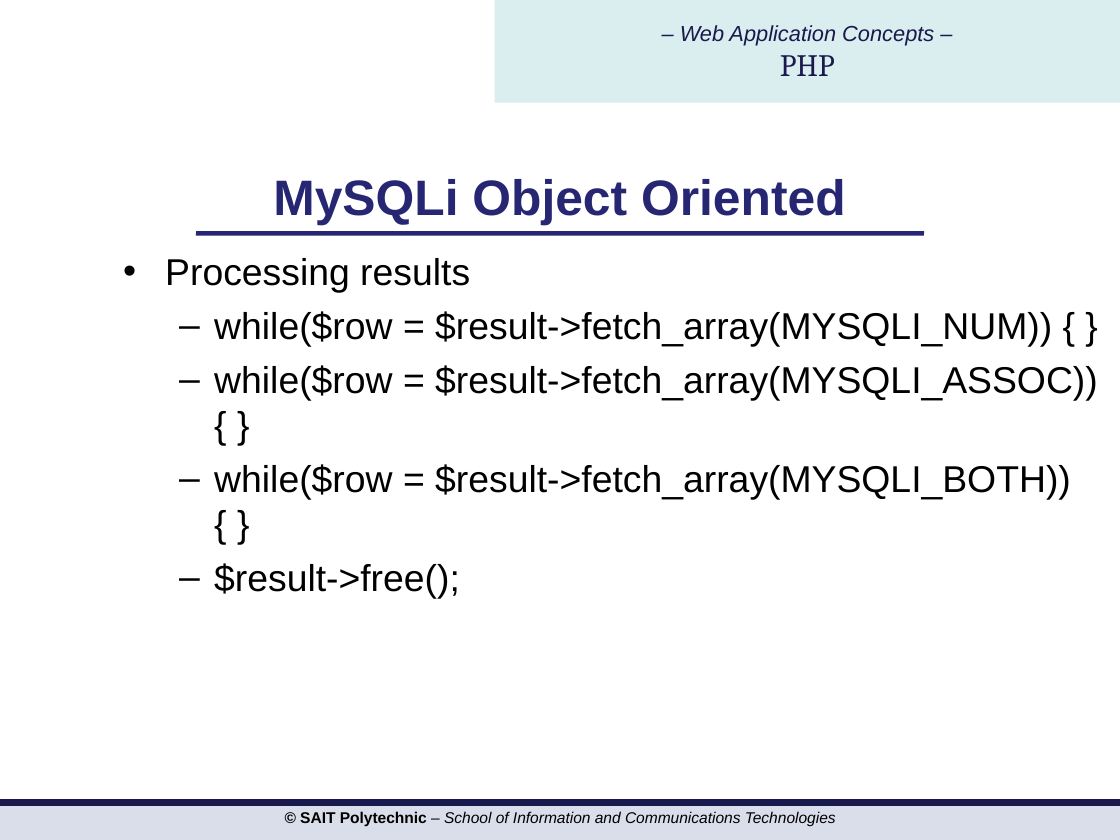
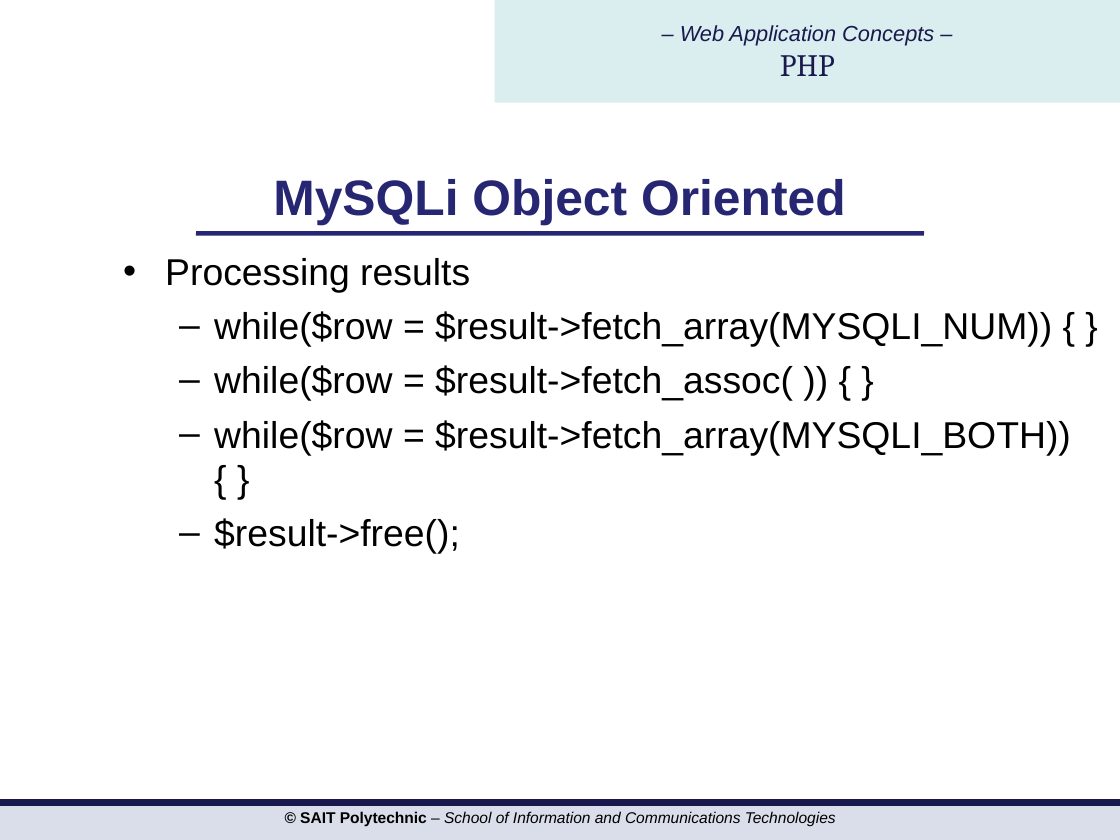
Before and after one commit to hdmdhr/CPRG-210-OSD-Assignment, a slide deck: slide 31 of PPTs/php/PHP Day 3 mySQL.ppt. Drawn at 1120x840 pixels with LibreOffice and Linux fonts; fonts in the diff are those of the drawing; background and template pictures are left out. Boxes give left, top, right and bottom in pixels: in the first picture for what was removed or moved away, otherwise in the second. Text is boxed around its words. In the diff, an @@ line names an element or a change of style, - is before the commit and + after.

```diff
--- a/PPTs/php/PHP Day 3 mySQL.ppt
+++ b/PPTs/php/PHP Day 3 mySQL.ppt
@@ text at [214, 365, 793, 401]: text changed @@
-  – while($row = $result->fetch_array(MYSQLI_ASSOC)) { }
+  – while($row = $result->fetch_assoc( )) { }
```
